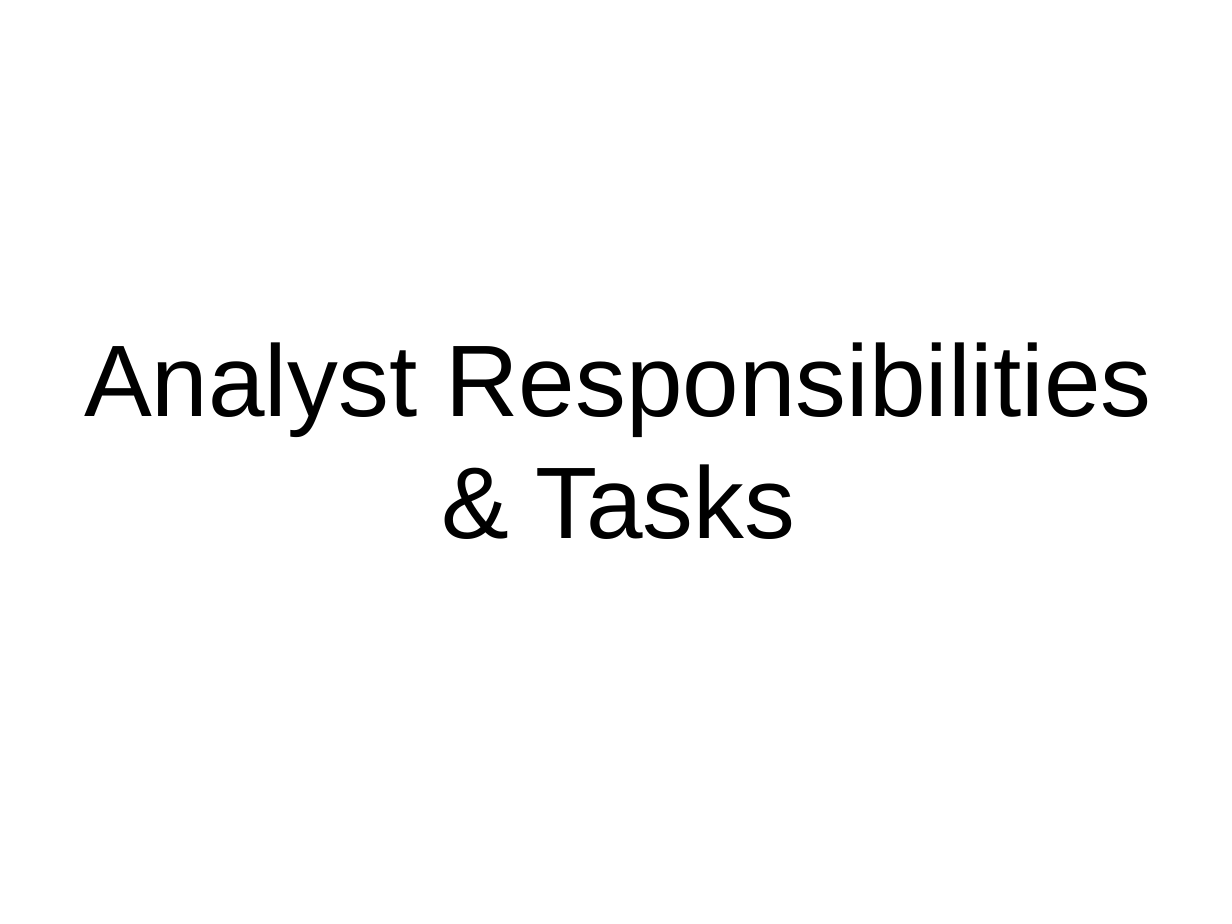
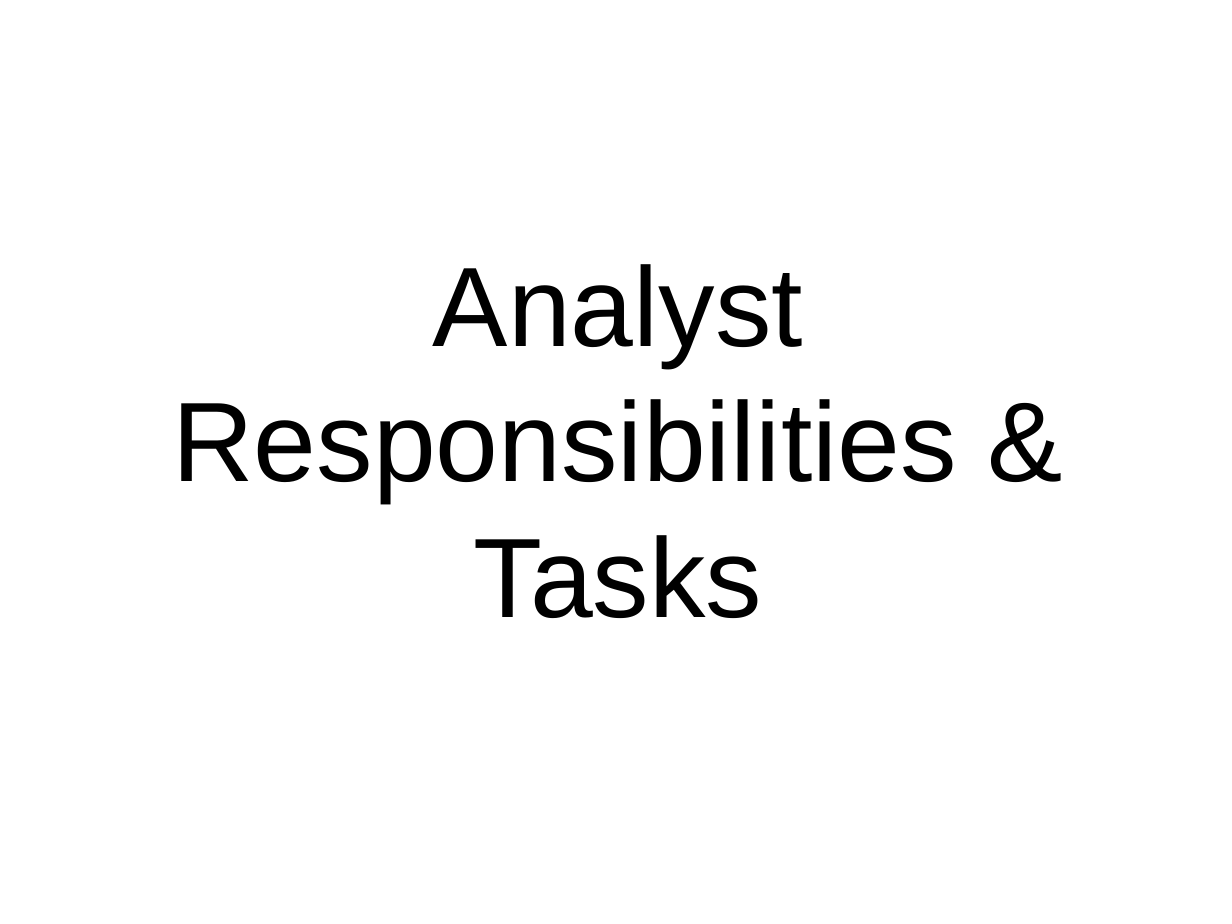
Before and after one commit to ThoughtWorksInc/TWTraining, a slide deck: slide 17 of Agile Business Analysis/01-Intro to Agile Analysis.pptx. Drawn at 1232x924 pixels with LibreOffice and Linux fonts; fonts in the diff are those of the drawing; background and template pictures are left out. Boxes give left, top, right and bottom in pixels: in the first picture for what was removed or moved away, otherwise in the second. Text is boxed around its words. In the diff, an @@ line names an element or a change of style, - is before the commit and + after.

```diff
--- a/Agile Business Analysis/01-Intro to Agile Analysis.pptx
+++ b/Agile Business Analysis/01-Intro to Agile Analysis.pptx
@@ title "Analyst Responsibilities & Tasks" at [172,264,956,618]: size 59.4 to 66 pt @@
```
Also in this commit, not shown: 6 other slides changed, 9 other files.
